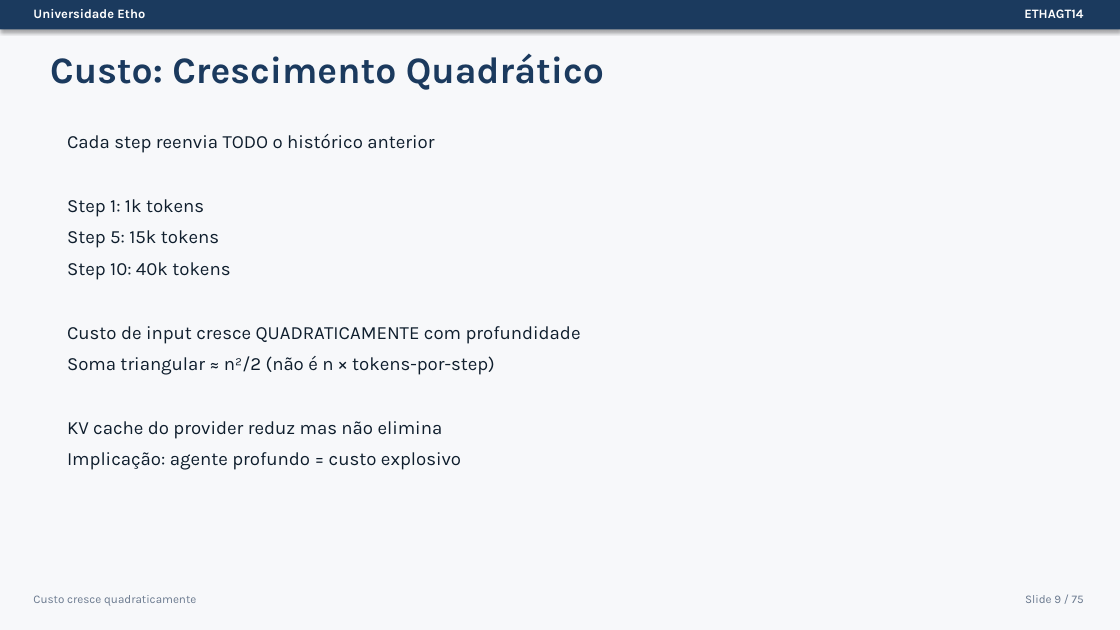
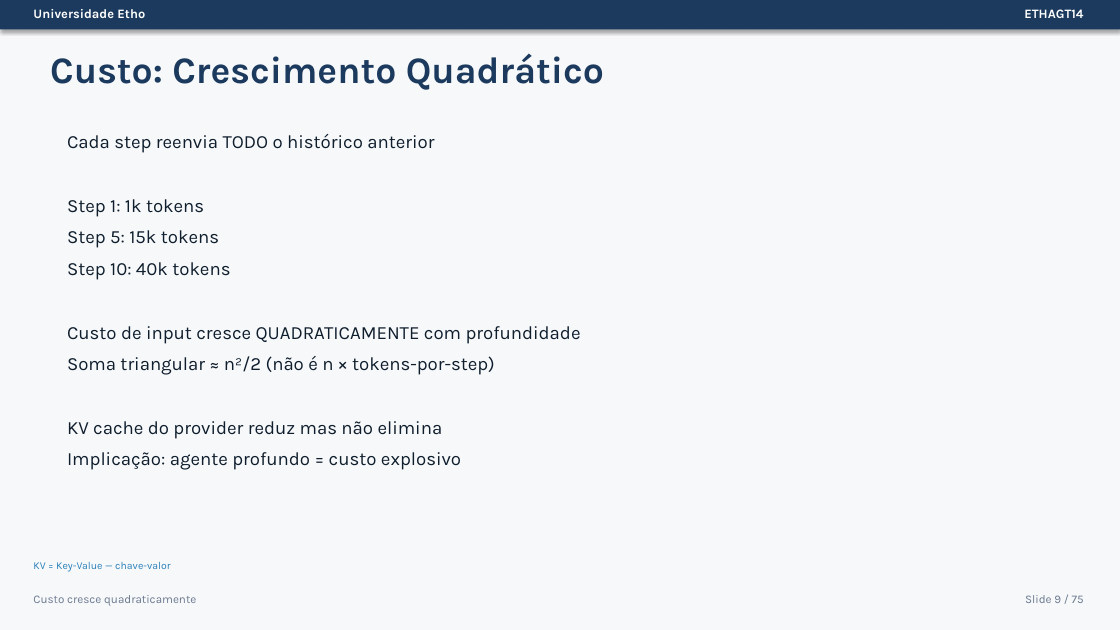
Before and after one commit to Etho-University/especializacao-programacao-agentica, a slide deck: slide 9 of 03-Slides/ETHAGT14/ETHAGT14-escalabilidade-sistemas-distribuidos.pptx. Drawn at 1120x630 pixels with LibreOffice and Linux fonts; fonts in the diff are those of the drawing. Boxes give left, top, right and bottom in pixels: in the first picture for what was removed or moved away, otherwise in the second. Text is boxed around its words. In the diff, an @@ line names an element or a change of style, - is before the commit and + after.

```diff
--- a/03-Slides/ETHAGT14/ETHAGT14-escalabilidade-sistemas-distribuidos.pptx
+++ b/03-Slides/ETHAGT14/ETHAGT14-escalabilidade-sistemas-distribuidos.pptx
@@ text added at (33, 562, 170, 572), 9 pt, text #2980B9 @@
+KV = Key-Value — chave-valor
```
Also in this commit, not shown: 5 other slides changed, 1 other file.
